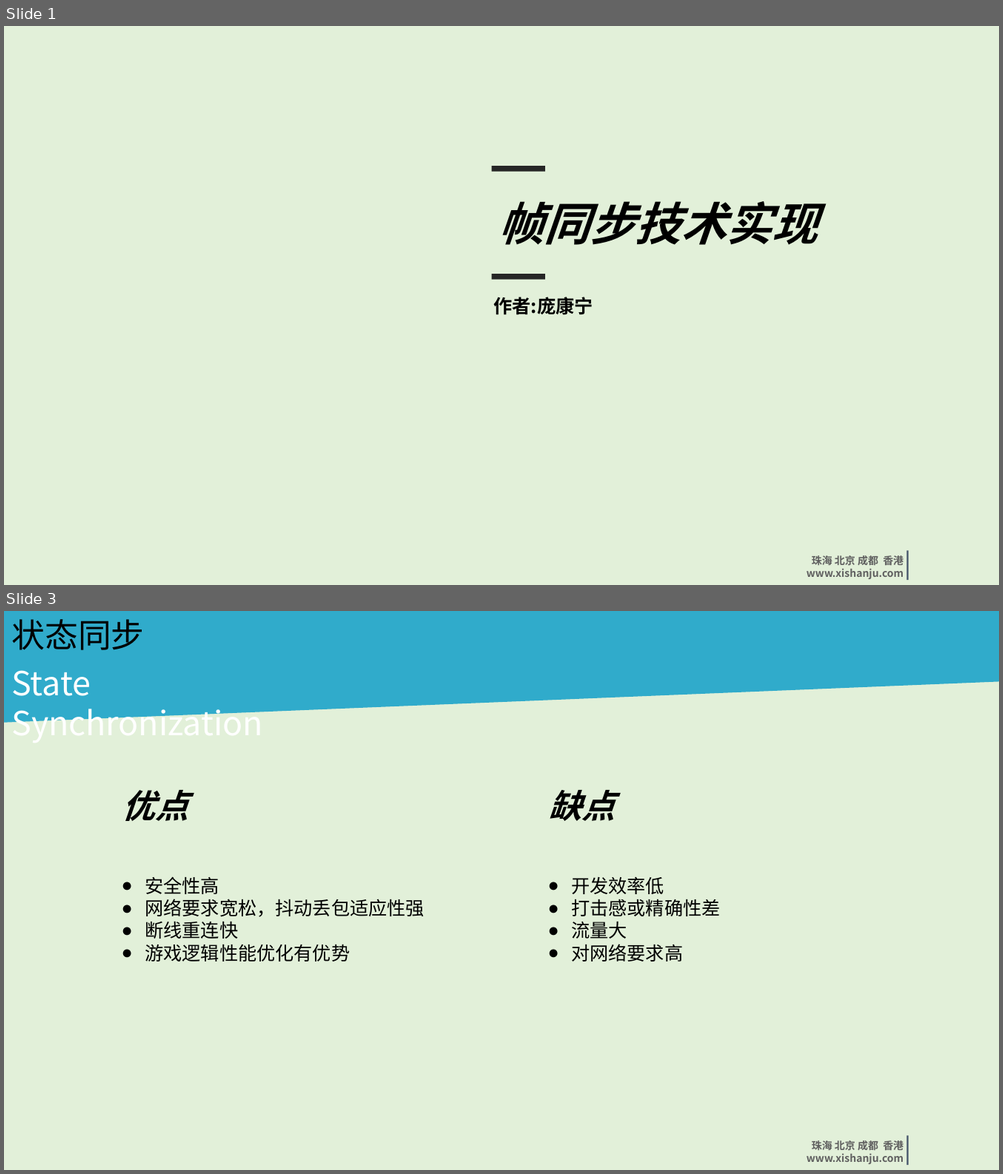
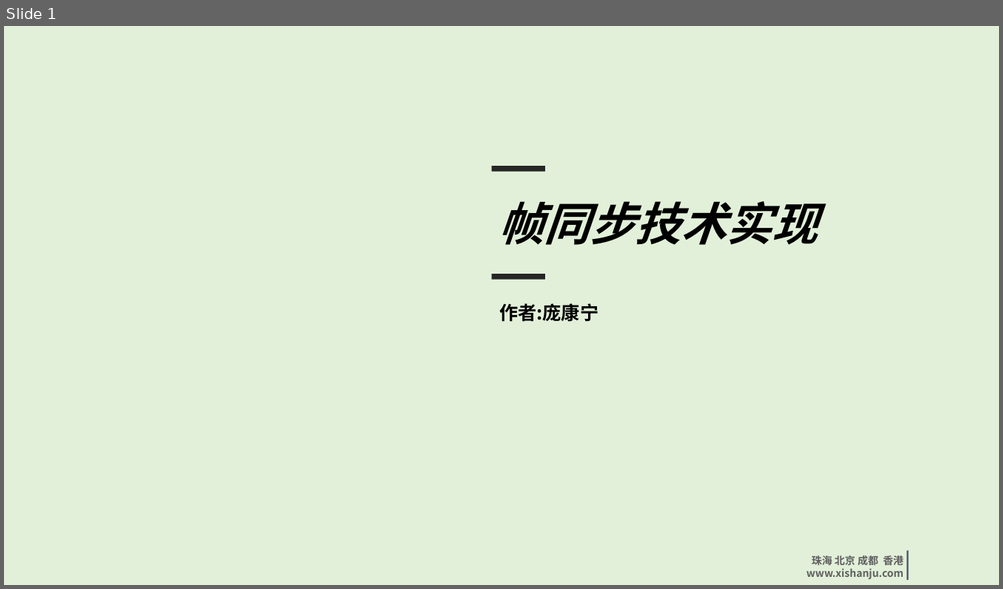
Before and after one commit to iyexiao/tkGame, a slide deck: 帧同步实现-庞康宁.ppt. Shown one above the other, each under a label of ours: slides 1 and 3 before the commit, slide 1 after it; the slides between them are not shown. The pictures are 1003x1174 and 1003x589 pixels, drawn with LibreOffice and Linux fonts; fonts in the diff are those of the drawing; background and template pictures are left out. Boxes give left, top, right and bottom in pixels: in the first picture for what was removed or moved away, otherwise in the second. Text is boxed around its words. In the diff, an @@ line names an element or a change of style, - is before the commit and + after.

```diff
--- a/帧同步实现-庞康宁.ppt
+++ b/帧同步实现-庞康宁.ppt
@@ slide 3 removed at <box>4,611,999,1170</box>, background #E2F0D9; not listed: 3 template elements that a slide beside it also shows @@
@@ freeform shape removed at <box>4,611,998,722</box> @@
@@ text removed at <box>11,619,144,650</box> @@
-状态同步
@@ text removed at <box>11,670,262,723</box> @@
-State Synchronization
@@ text removed at <box>122,790,189,821</box> @@
-优点
@@ text removed at <box>549,790,615,821</box> @@
-缺点
@@ text removed at <box>145,877,424,962</box> @@
-● 安全性高
-● 网络要求宽松，抖动丢包适应性强
-● 断线重连快
-● 游戏逻辑性能优化有优势
@@ text removed at <box>571,877,720,962</box> @@
-● 开发效率低
-● 打击感或精确性差
-● 流量大
-● 对网络要求高
@@ slide 1 changed as well @@
@@ text "作者:庞康宁": place and size @@
-text "作者:庞康宁" at <box>494,297,593,315</box>
+text "作者:庞康宁" at <box>499,304,598,322</box>
```
Also in this commit, not shown: 3 other slides changed, 1 slide added, 1 other slide removed.
